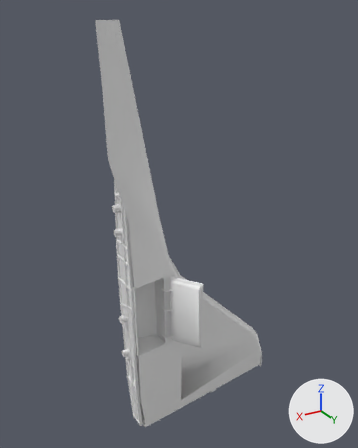
The FBX model shuttle_system_parts_redone/unity/shuttle parts redone/Assets/parts/models/wingL.fbx: old version first, new version second.
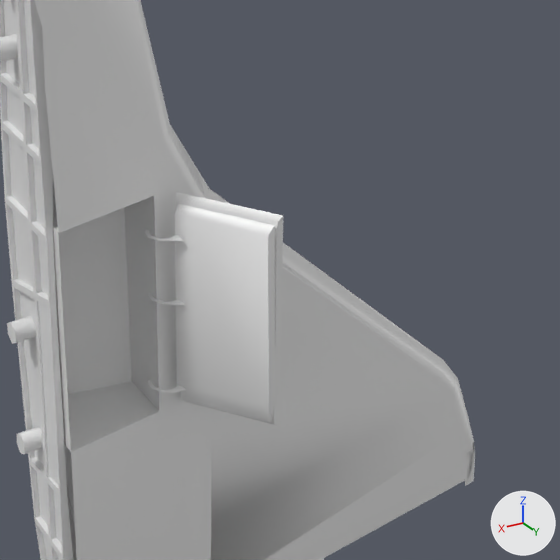
Old and new are each drawn whole from a 50 mm camera at (10.59, 19.33, 11.39) aimed at (-1.21, -0.34, 1.55) and again close up on the part from 33% to 81% of the width and 49% to 87% of the height. The axes (+X, +Y, +Z) are drawn at lower right. The lights are the same throughout. Both versions are drawn at frame 34 of the action 'Scene'; the numbers are the values there.

Before the edit, the objects in view are built like this:
```python
me_left_mlg_door = bpy.data.meshes.new('LEFT_MLG_DOOR')
me_left_mlg_door.from_pydata(...)  # 74 vertices, 122 faces; spans x -1.69..0.42, y -0.24..0.5, z 8.33..12.21
me_left_mlg_door.materials.append(mat_wings_and_bottom)  # white #e7e7e7
me_s3 = bpy.data.meshes.new('S3')
me_s3.from_pydata(...)  # 256 vertices, 455 faces; spans x 1.28..1.56, y -7.31..2.96, z -0.5..0.45
me_s3.materials.append(mat_carg)  # white #e7e7e7
me_wing_rcz2 = bpy.data.meshes.new('Wing_RCZ2')
me_wing_rcz2.from_pydata(...)  # 207 vertices, 292 faces; spans x 1.6..5.3, y -3.9..-2.0, z -10.8..9.7
me_wing_rcz2.materials.append(mat_wings_and_bottom)  # white #e7e7e7
ob_left_mlg_door = bpy.data.objects.new('LEFT_MLG_DOOR', me_left_mlg_door)
ob_left_mlg_door.parent = ob_wings
ob_left_mlg_door.location = (-4.764, 3.646, -14.22)
ob_left_mlg_door.rotation_euler = (0.0, 0.0, -1.08)  # degrees (0, 0, -62)
ob_s3 = bpy.data.objects.new('S3', me_s3)
ob_s3.parent = ob_wings
ob_s3.location = (0.173, 2.928, -4.987)
ob_s3.rotation_euler = (-1.571, 0.0, 3.142)  # degrees (-90, 0, 180)
ob_s3.scale = (1.92, 1.91, 1.67)
ob_wing_rcz2 = bpy.data.objects.new('Wing_RCZ2', me_wing_rcz2)
ob_wing_rcz2.parent = ob_wings
ob_wing_rcz2.location = (0.0, 0.0, 0.0)
ob_wing_rcz2.rotation_euler = (0.0, 0.0, -3.142)  # degrees (0, 0, -180)
# also in view: 'Wing_RCZ_001' at (-4.02, -0.05, -5.08)
```
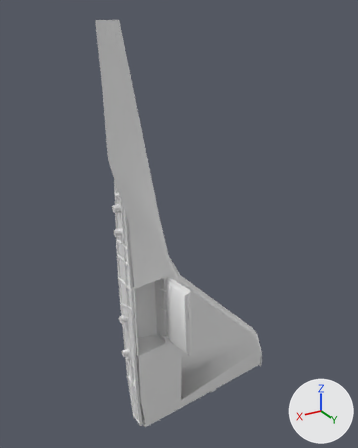
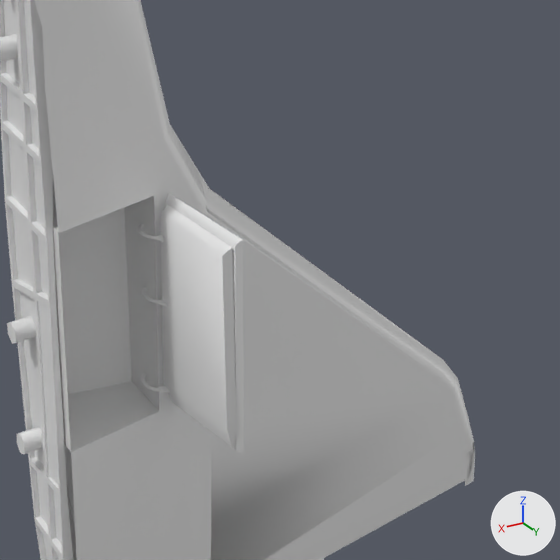
Where the change shows, as pixel boxes (x1, y1, x2, y2) in the close-ups (560 x 560 px):
'LEFT_MLG_DOOR', moved, turned
    before: (145, 192, 283, 426)
    after: (137, 193, 244, 455)

What the commit changed:
Object 'LEFT_MLG_DOOR' (ob_left_mlg_door) moves from (-4.764, 3.646, -14.22) to (-4.647, 3.646, -14.22).
Object 'LEFT_MLG_DOOR' (ob_left_mlg_door) turns from (0, 0, -62) to (0, 0, -90) degrees about x, y and z.
